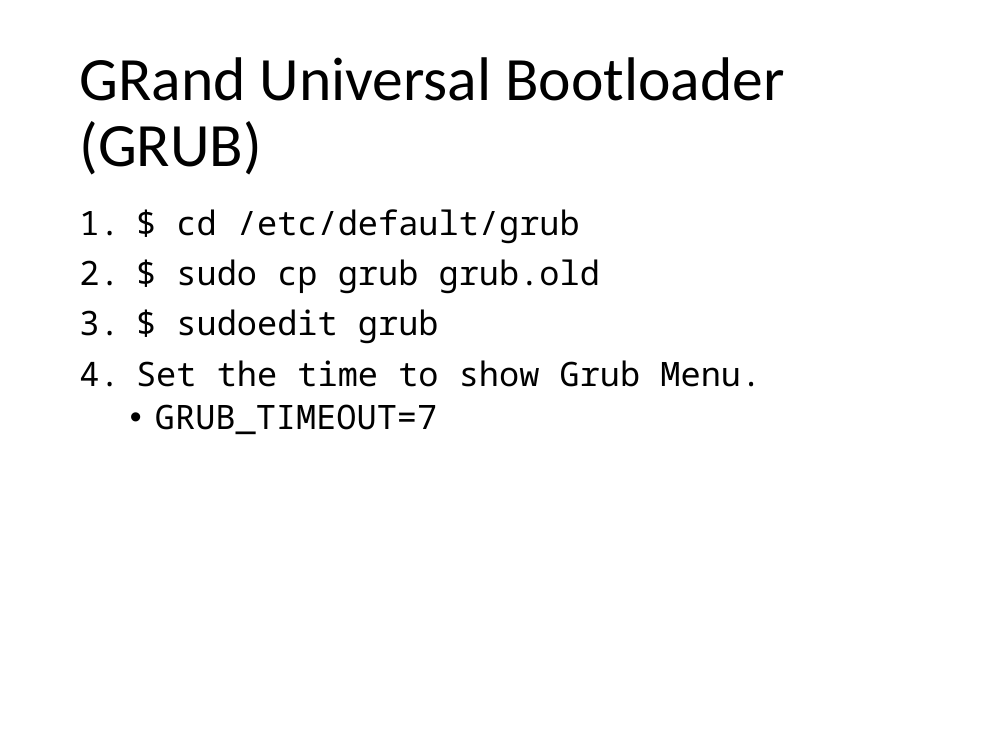
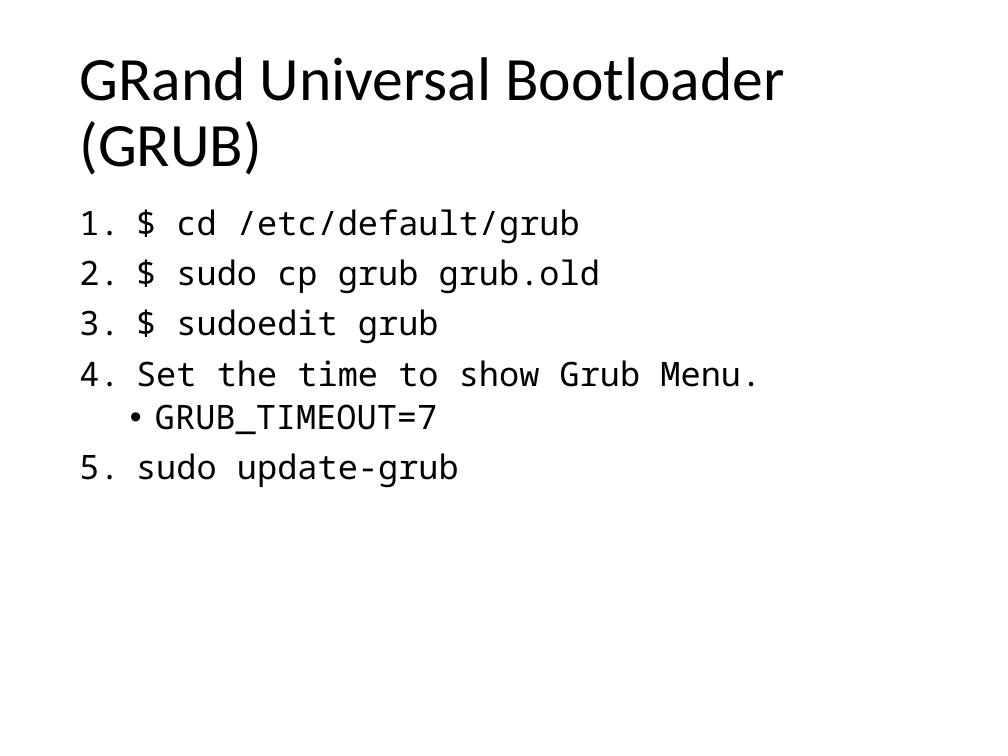
Before and after one commit to oscourse/oscourse.github.io, a slide deck: slide 2 of slides/lab04.pptx. Drawn at 1008x756 pixels with LibreOffice and Linux fonts; fonts in the diff are those of the drawing. Boxes give left, top, right and bottom in pixels: in the first picture for what was removed or moved away, otherwise in the second. Text is boxed around its words. In the diff, an @@ line names an element or a change of style, - is before the commit and + after.

Commit message:
Update the grub command
modified:   lab04.pptx

```diff
--- a/slides/lab04.pptx
+++ b/slides/lab04.pptx
@@ text at box(136, 453, 459, 488): paragraph added @@
+5. sudo update-grub
```
Also in this commit, not shown: 1 other slide changed.
